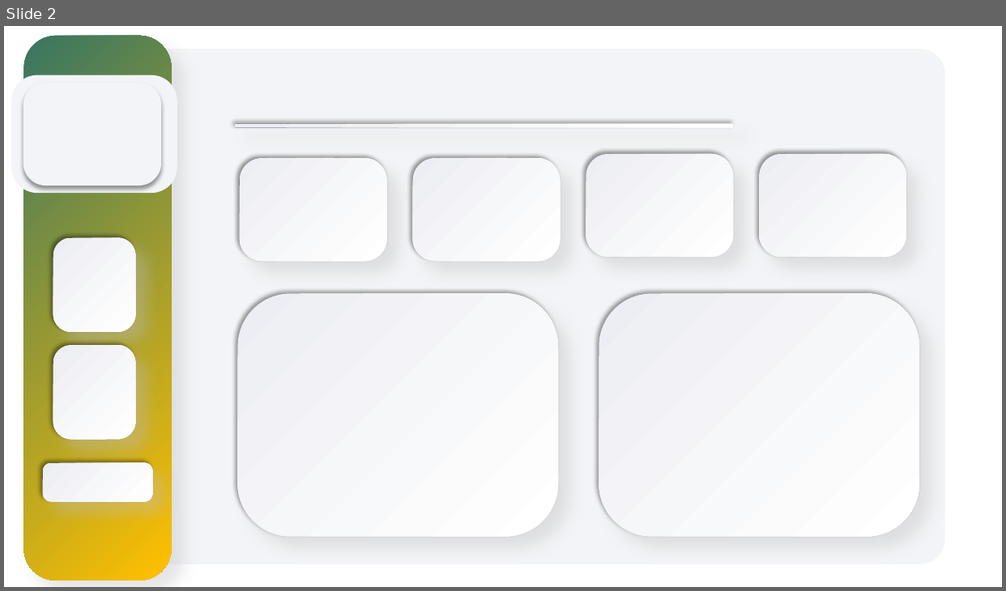
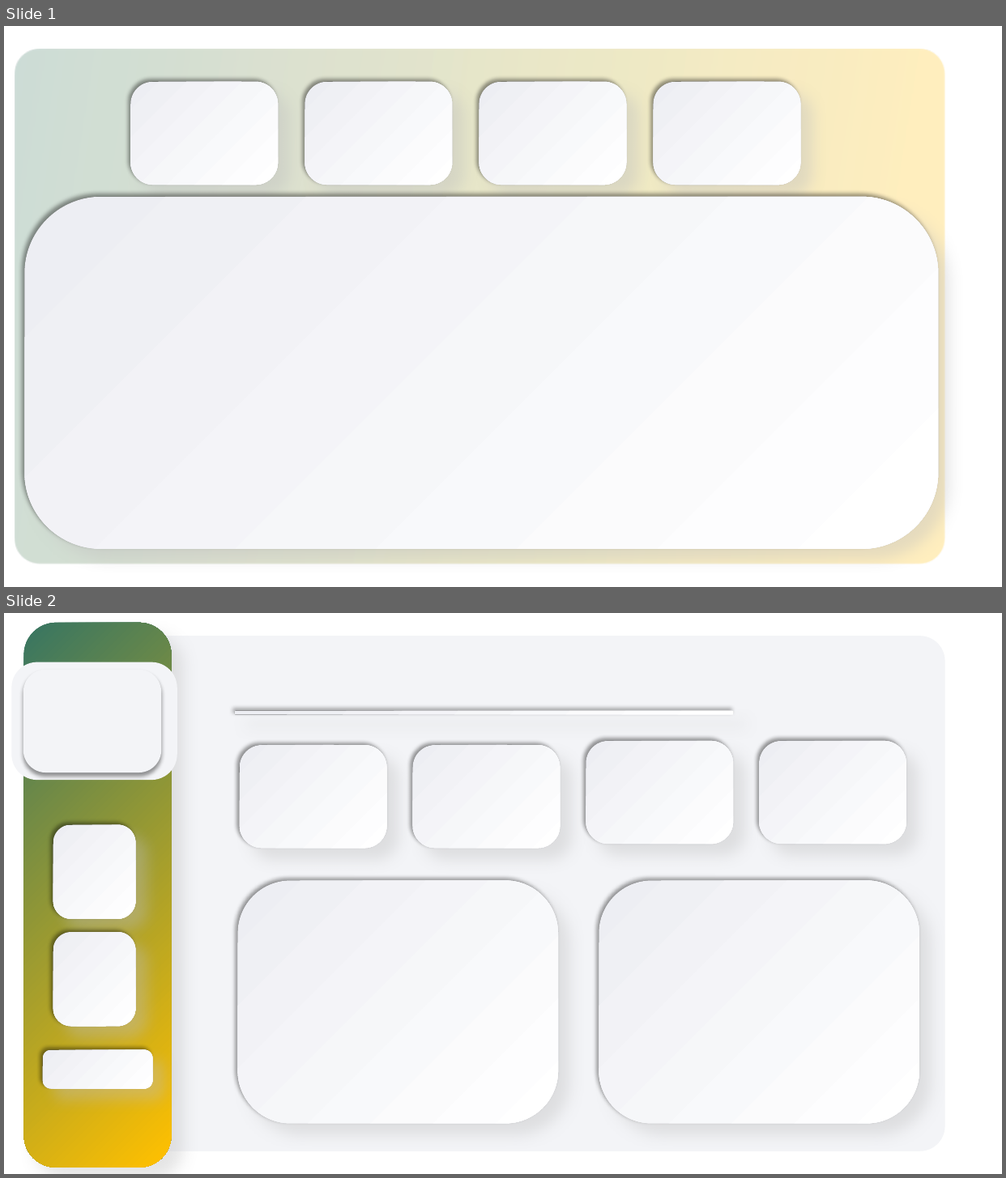
Before and after one commit to nasrulkhair/Full-Project, a slide deck: PPNJ/dashboard/Guide Dashbaord/bg creation.pptx. Shown one above the other, each under a label of ours: slide 2 before the commit, slides 1 and 2 after it. The pictures are 1006x591 and 1006x1178 pixels, drawn with LibreOffice and Linux fonts; fonts in the diff are those of the drawing. Boxes give left, top, right and bottom in pixels: in the first picture for what was removed or moved away, otherwise in the second. Text is boxed around its words. In the diff, an @@ line names an element or a change of style, - is before the commit and + after.

```diff
--- a/PPNJ/dashboard/Guide Dashbaord/bg creation.pptx
+++ b/PPNJ/dashboard/Guide Dashbaord/bg creation.pptx
@@ slide 1 added at [4,26,1002,587], background #FFFFFF @@
@@ rounded rectangle added at [15,49,946,565], fill gradient #377562 to #FFC000 @@
@@ rounded rectangle added at [130,81,278,185], fill #595959 @@
@@ rounded rectangle added at [130,81,278,185], fill gradient #EDEEF3 to #FFFFFF to #74C4E9 to #A2D8F0 @@
@@ rounded rectangle added at [305,81,453,185], fill #595959 @@
@@ rounded rectangle added at [305,81,453,185], fill gradient #EDEEF3 to #FFFFFF to #74C4E9 to #A2D8F0 @@
@@ rounded rectangle added at [479,81,627,185], fill #595959 @@
@@ rounded rectangle added at [479,81,627,185], fill gradient #EDEEF3 to #FFFFFF to #74C4E9 to #A2D8F0 @@
@@ rounded rectangle added at [653,81,800,185], fill #595959 @@
@@ rounded rectangle added at [653,81,800,185], fill gradient #EDEEF3 to #FFFFFF to #74C4E9 to #A2D8F0 @@
@@ rounded rectangle added at [24,197,938,549], fill #595959 @@
@@ rounded rectangle added at [24,197,938,549], fill gradient #EDEEF3 to #FFFFFF to #74C4E9 to #A2D8F0 @@
```
Also in this commit, not shown: 1 slide removed, 1 other file.
